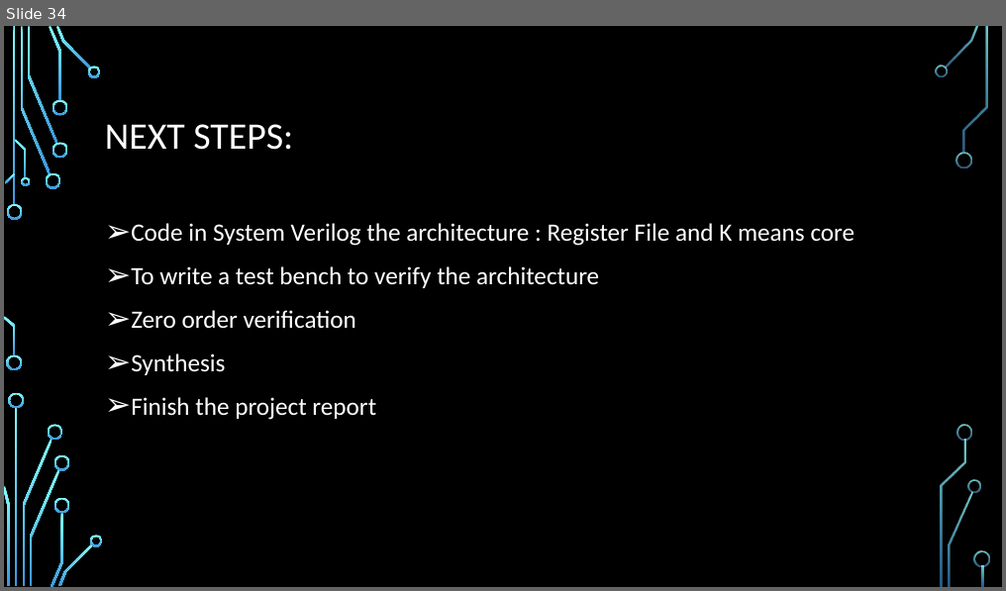
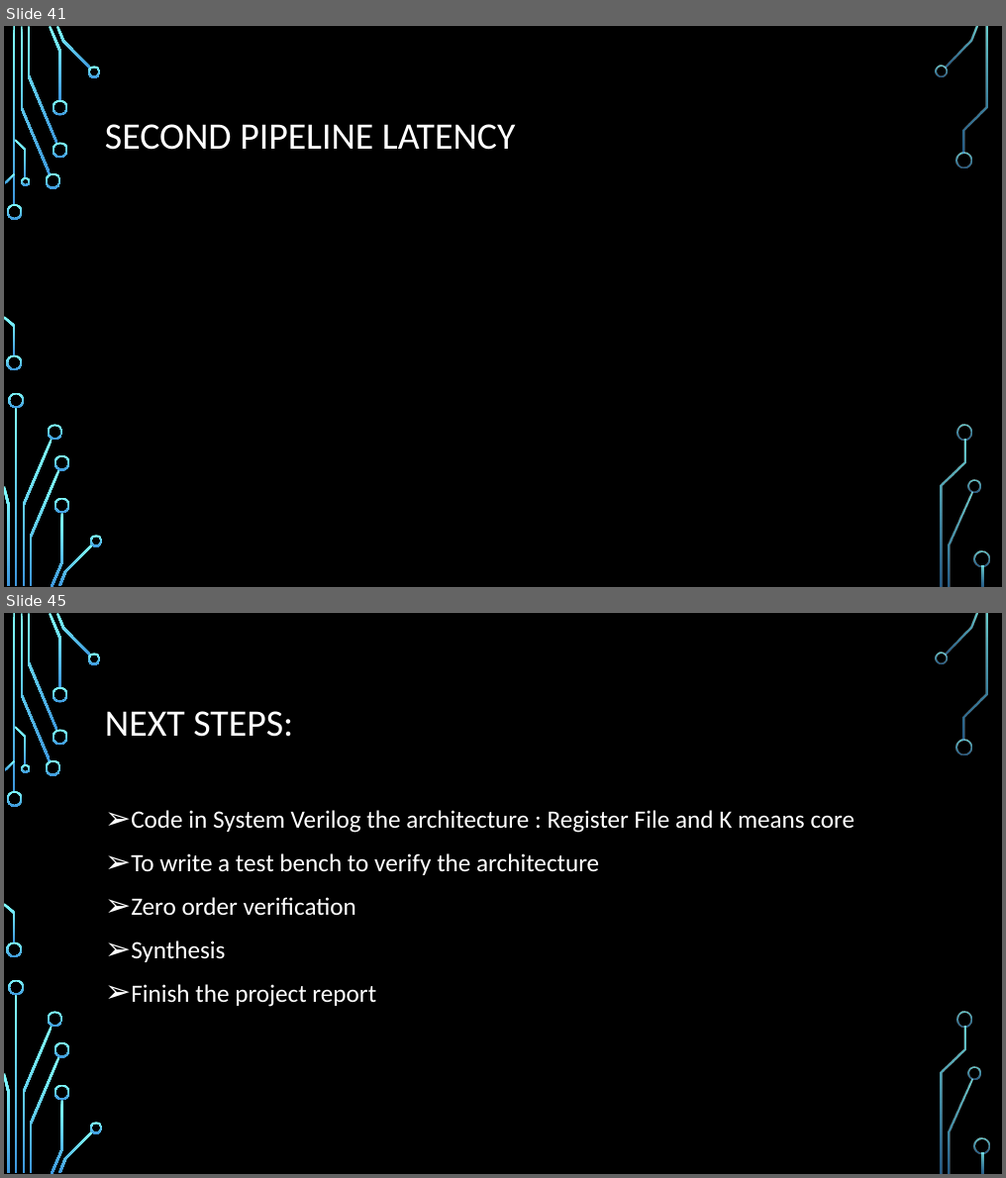
Before and after one commit to liotahuf/project_k_means, a slide deck: Midle presentation.pptx. Shown one above the other, each under a label of ours: slide 34 before the commit, slides 41 and 45 after it; the slides between them are not shown. The pictures are 1006x591 and 1006x1178 pixels, drawn with LibreOffice and Linux fonts; fonts in the diff are those of the drawing; grey boxes stand for pictures; background and template pictures are left out. Boxes give left, top, right and bottom in pixels: in the first picture for what was removed or moved away, otherwise in the second. Text is boxed around its words. In the diff, an @@ line names an element or a change of style, - is before the commit and + after.

```diff
--- a/Midle presentation.pptx
+++ b/Midle presentation.pptx
@@ slide 41 added at box(4, 26, 1002, 587), background picture (left out); not listed: 36 template elements that a slide beside it also shows @@
@@ title added at box(105, 124, 516, 150), 36 pt, text #FFFFFF @@
+SECOND PIPELINE LATENCY
@@ what was slide 34 is now slide 45 @@
```
Also in this commit, not shown: 4 slides changed, 10 other slides added.
